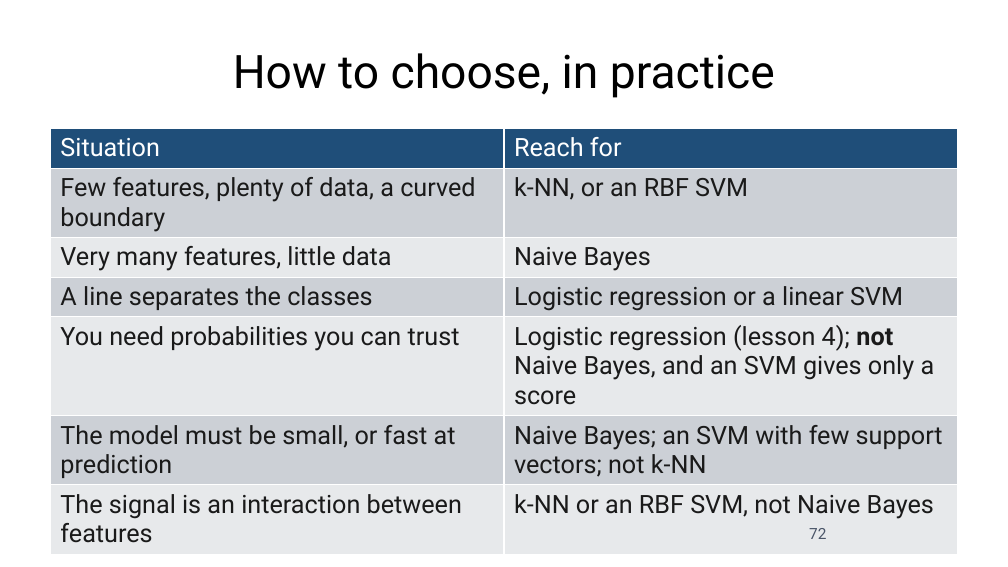
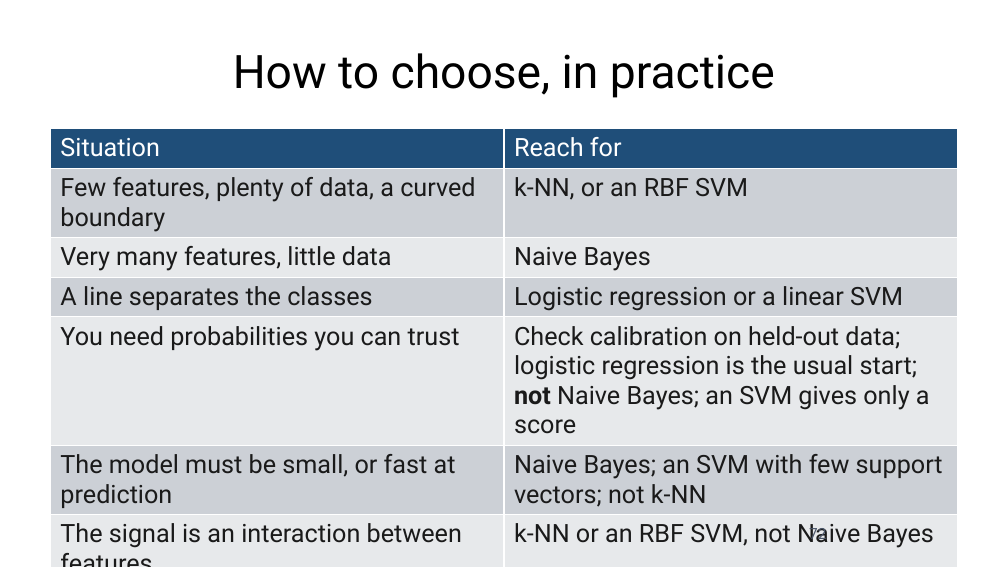
Before and after one commit to fabioantonini/technologies-for-artificial-intelligence, a slide deck: slide 72 of Lessons/06_knn_naive_bayes_svm/Slides/knn_naive_bayes_svm_slides.pptx. Drawn at 1008x567 pixels with LibreOffice and Linux fonts; fonts in the diff are those of the drawing; background and template pictures are left out. Boxes give left, top, right and bottom in pixels: in the first picture for what was removed or moved away, otherwise in the second. Text is boxed around its words. In the diff, an @@ line names an element or a change of style, - is before the commit and + after.

```diff
--- a/Lessons/06_knn_naive_bayes_svm/Slides/knn_naive_bayes_svm_slides.pptx
+++ b/Lessons/06_knn_naive_bayes_svm/Slides/knn_naive_bayes_svm_slides.pptx
@@ table at [50, 129, 958, 552] @@
-row 5, column 2: Logistic regression (lesson 4); not Naive Bayes, and an SVM gives only a score
+row 5, column 2: Check calibration on held-out data; logistic regression is the usual start; not Naive Bayes; an SVM gives only a score
```
Also in this commit, not shown: 6 other slides changed, 14 other files.
